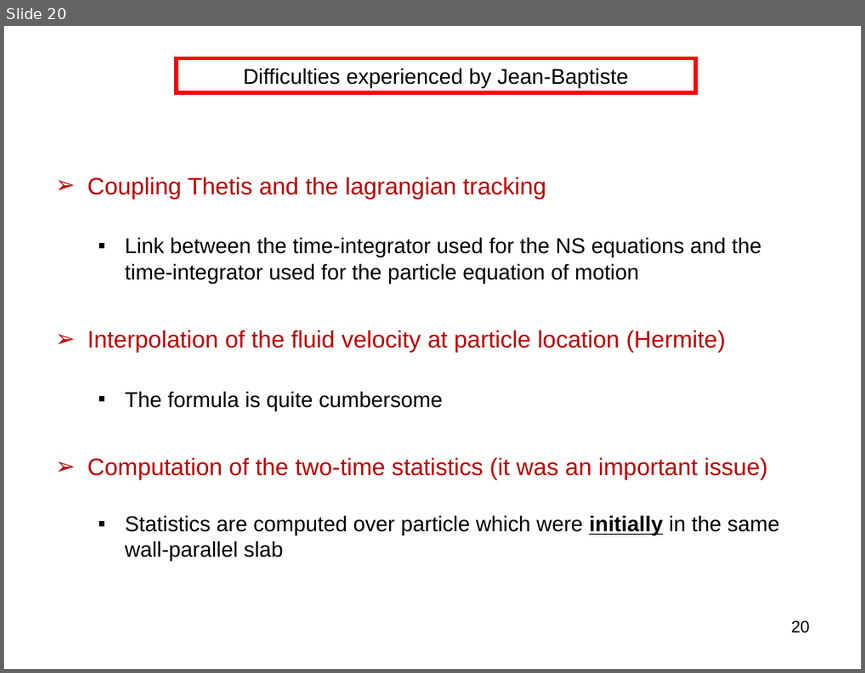
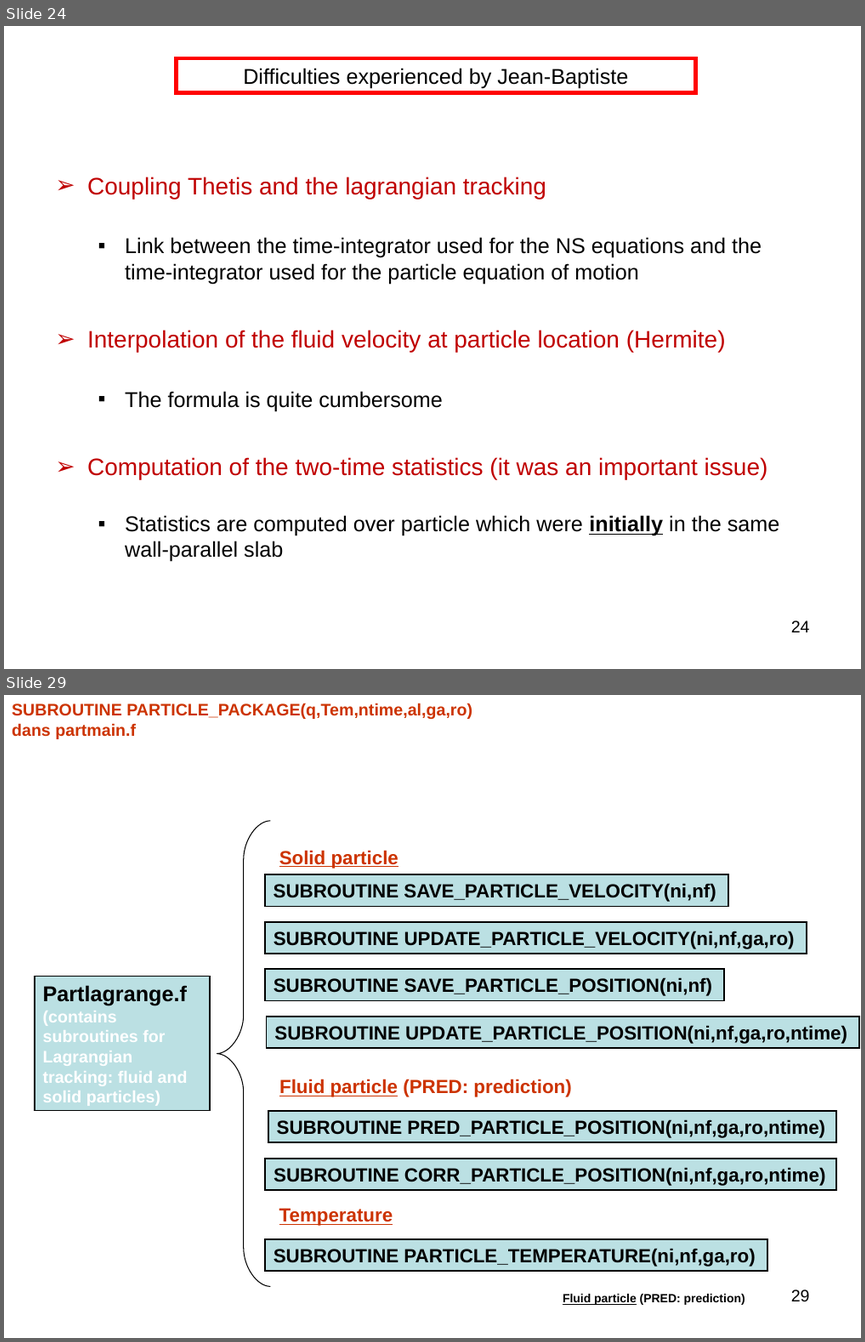
Before and after one commit to markus-abel/parpar, a slide deck: Suivi_lagrangien.ppt. Shown one above the other, each under a label of ours: slide 20 before the commit, slides 24 and 29 after it; the slides between them are not shown. The pictures are 865x673 and 865x1342 pixels, drawn with LibreOffice and Linux fonts; fonts in the diff are those of the drawing. Boxes give left, top, right and bottom in pixels: in the first picture for what was removed or moved away, otherwise in the second. Text is boxed around its words. In the diff, an @@ line names an element or a change of style, - is before the commit and + after.

```diff
--- a/Suivi_lagrangien.ppt
+++ b/Suivi_lagrangien.ppt
@@ slide 29 added at <box>4,695,861,1338</box>, background #FFFFFF @@
@@ text added at <box>12,703,472,739</box>, 14 pt, text #CC3300, bold @@
+SUBROUTINE PARTICLE_PACKAGE(q,Tem,ntime,al,ga,ro)
+dans partmain.f
@@ freeform shape added at <box>216,821,270,1287</box>, outline #000000 0.74 pt @@
@@ text added at <box>279,850,398,868</box>, 16 pt, text #CC3300, bold, underline @@
+Solid particle
@@ rectangle added at <box>264,875,728,907</box>, fill #BBE0E3, outline #000000 1.25 pt, 16 pt, text #000000, bold @@
+SUBROUTINE SAVE_PARTICLE_VELOCITY(ni,nf)
@@ rectangle added at <box>264,922,806,953</box>, fill #BBE0E3, outline #000000 1.25 pt, 16 pt, text #000000, bold @@
+SUBROUTINE UPDATE_PARTICLE_VELOCITY(ni,nf,ga,ro)
@@ rectangle added at <box>264,970,724,1001</box>, fill #BBE0E3, outline #000000 1.25 pt, 16 pt, text #000000, bold @@
+SUBROUTINE SAVE_PARTICLE_POSITION(ni,nf)
@@ rectangle added at <box>34,976,210,1111</box>, fill #BBE0E3, outline #000000 1.25 pt, 14 pt, text #FFFFFF, bold @@
+Partlagrange.f
+(contains subroutines for
+Lagrangian tracking: fluid and solid particles)
@@ rectangle added at <box>266,1016,859,1048</box>, fill #BBE0E3, outline #000000 1.25 pt, 16 pt, text #000000, bold @@
+SUBROUTINE UPDATE_PARTICLE_POSITION(ni,nf,ga,ro,ntime)
@@ text added at <box>279,1078,571,1097</box>, 16 pt, text #CC3300, bold @@
+Fluid particle (PRED: prediction)
@@ rectangle added at <box>268,1111,836,1142</box>, fill #BBE0E3, outline #000000 1.25 pt, 16 pt, text #000000, bold @@
+SUBROUTINE PRED_PARTICLE_POSITION(ni,nf,ga,ro,ntime)
@@ rectangle added at <box>265,1157,836,1190</box>, fill #BBE0E3, outline #000000 1.25 pt, 16 pt, text #000000, bold @@
+SUBROUTINE CORR_PARTICLE_POSITION(ni,nf,ga,ro,ntime)
@@ text added at <box>279,1208,393,1225</box>, 16 pt, text #CC3300, bold, underline @@
+Temperature
@@ rectangle added at <box>264,1239,766,1270</box>, fill #BBE0E3, outline #000000 1.25 pt, 16 pt, text #000000, bold @@
+SUBROUTINE PARTICLE_TEMPERATURE(ni,nf,ga,ro)
@@ text added at <box>562,1293,745,1304</box>, 10 pt, text #000000, bold @@
+Fluid particle (PRED: prediction)
@@ page number added at <box>791,1289,810,1302</box>, 14 pt, text #000000 @@
+29
@@ what was slide 20 is now slide 24 @@
@@ page number at <box>791,620,810,632</box>: text changed @@
-20
+24
```
Also in this commit, not shown: 7 slides changed, 8 other slides added.
